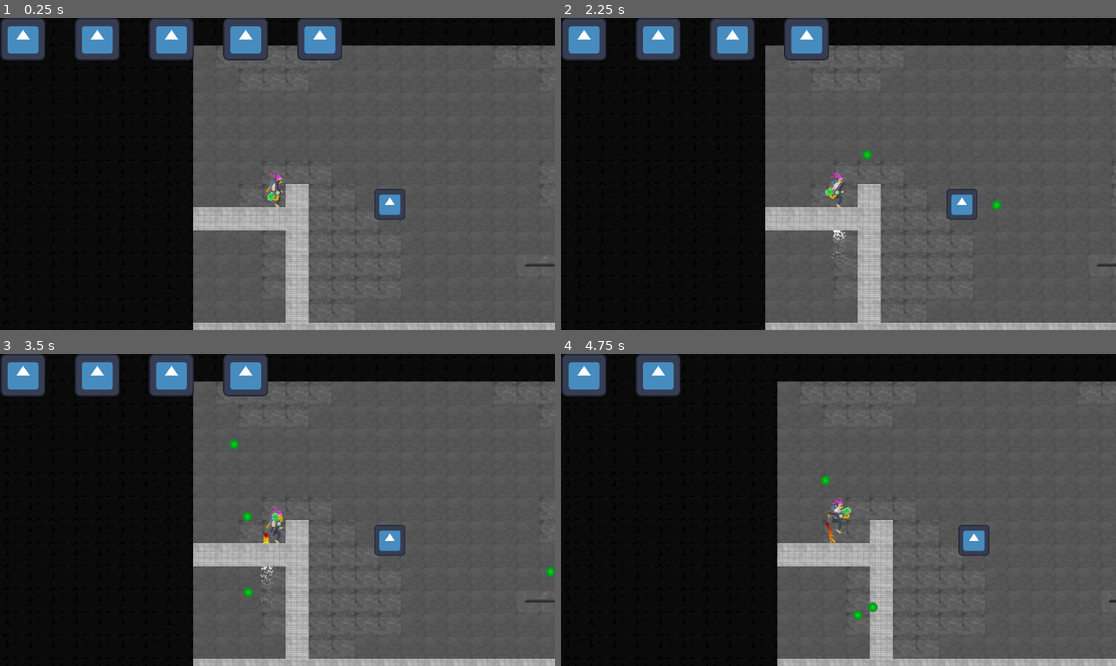
Above: before the commit, frames 1-4 (two rows, left to right).
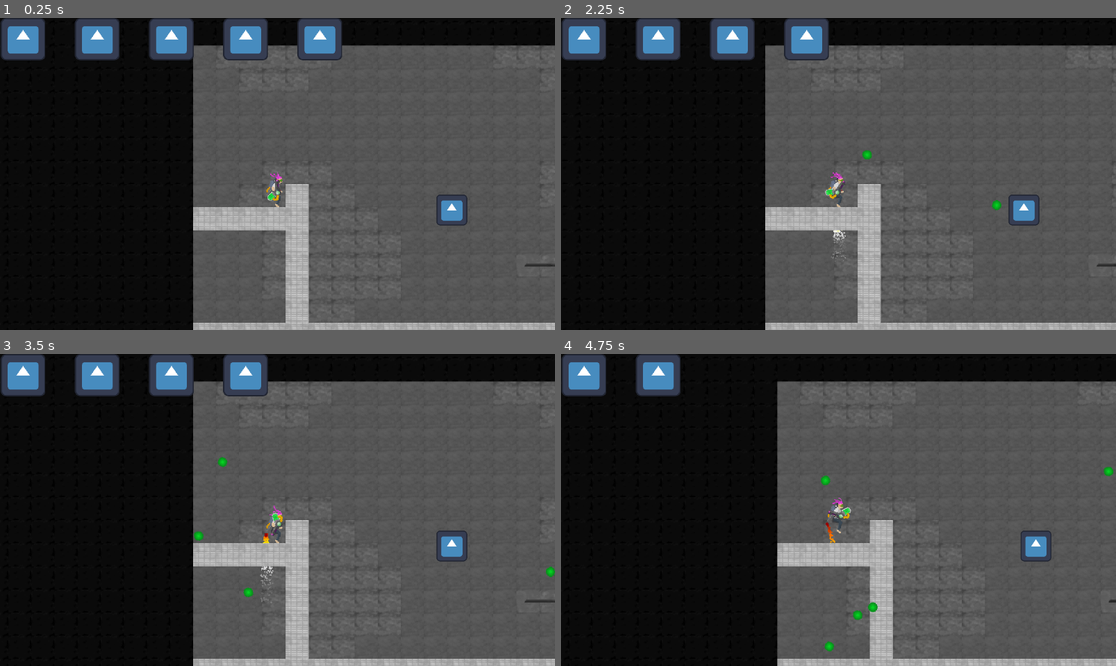
Above: after the commit, the same moments.

Repository: Sn0wy8/Haven
Game: Godot game, scene res://Scenes/main.tscn
Same seed, same stepped clock (60 frames per second), same inputs: the game is played once before the commit and once after it. The engine's default icon, where the game draws it, is replaced by a stand-in: a white triangle on a blue panel in a dark square.
Inputs (mouse positions are in pixels of both pictures, inside the frame that each line leads up to):
- Up to frame 1 (0.25 s): no input
- Up to frame 2 (2.25 s): move the mouse to (960, 158) at 0.52 s; hold D (RIGHT) 0.53-2.03 s; click (960, 158) at 0.6 s; tap W (UP) at 0.77, 1.52 s; move the mouse to (727, 189) at 1.27 s; click (727, 189) at 1.35 s; move the mouse to (894, 105) at 2.02 s; hold A (LEFT) from 2.03 s (still down); click (894, 105) at 2.1 s
- Up to frame 3 (3.5 s): move the mouse to (249, 572) at 2.77 s; release A (LEFT) at 2.78 s; hold D (RIGHT) from 2.78 s (still down); click (249, 572) at 2.85 s; tap W (UP) at 3.02 s
- Up to frame 4 (4.75 s): move the mouse to (1005, 556) at 3.52 s; click (1005, 556) at 3.6 s; tap W (UP) at 3.77, 4.52 s; move the mouse to (672, 463) at 4.27 s; release D (RIGHT) at 4.28 s; hold A (LEFT) from 4.28 s (still down); click (672, 463) at 4.35 s

The runs differ from the first frame. In frame 1, 1.1% of the frame differs, in the area x 67-85%, y 54-67%; in frame 2, 1.1%; in frame 3, 1.2%, in the area x 34-85%, y 27-67%; in frame 4, 1.2%.

Commit message:
096

Diff:
--- a/haven/Scenes/main.tscn
+++ b/haven/Scenes/main.tscn
@@ -275,7 +275,7 @@
 collision_mask = 3
 
 [node name="platform3" parent="." unique_id=28415270 instance=ExtResource("2_0xm2m")]
-position = Vector2(1592, 51)
+position = Vector2(1585.0001, 63)
 rotation = -1.5707964
 scale = Vector2(1.5, 1.9)
 collision_layer = 3
@@ -332,7 +332,7 @@
 texture = ExtResource("4_344ge")
 
 [node name="damage test" parent="." unique_id=669301743 instance=ExtResource("4_jjvhh")]
-position = Vector2(146, 276)
+position = Vector2(403, 300)
 
 [node name="breakable_platform2" parent="." unique_id=1324039708 instance=ExtResource("3_h2yge")]
 position = Vector2(4030, -206)
